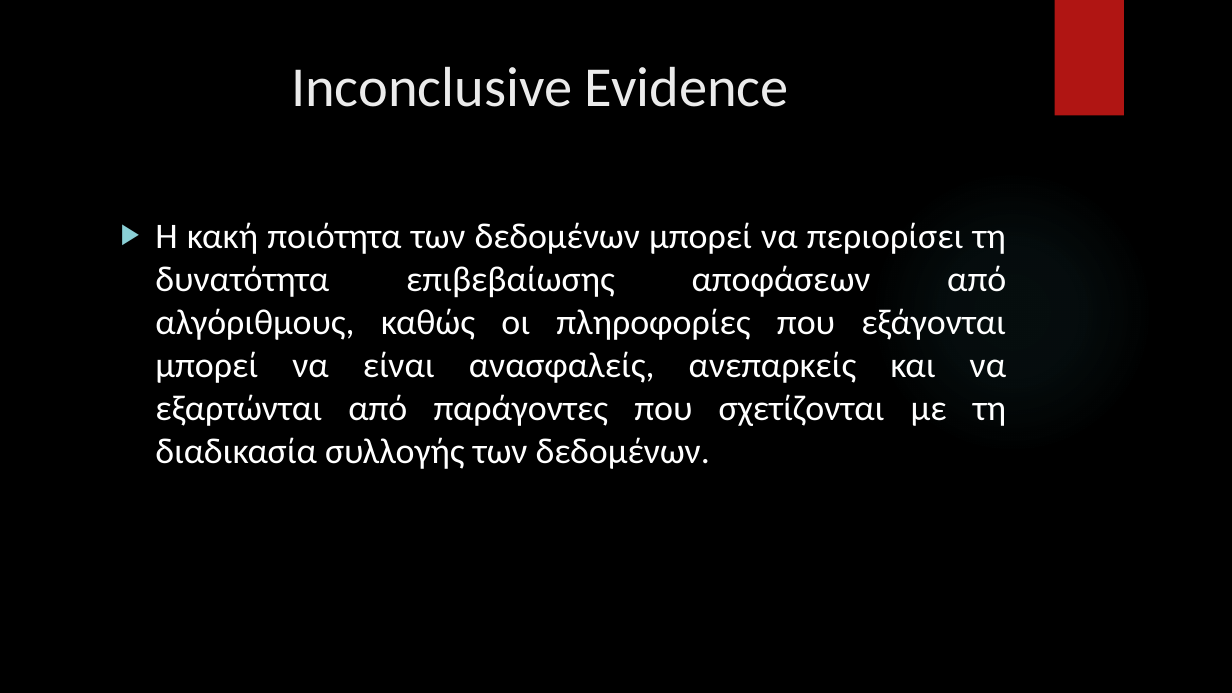
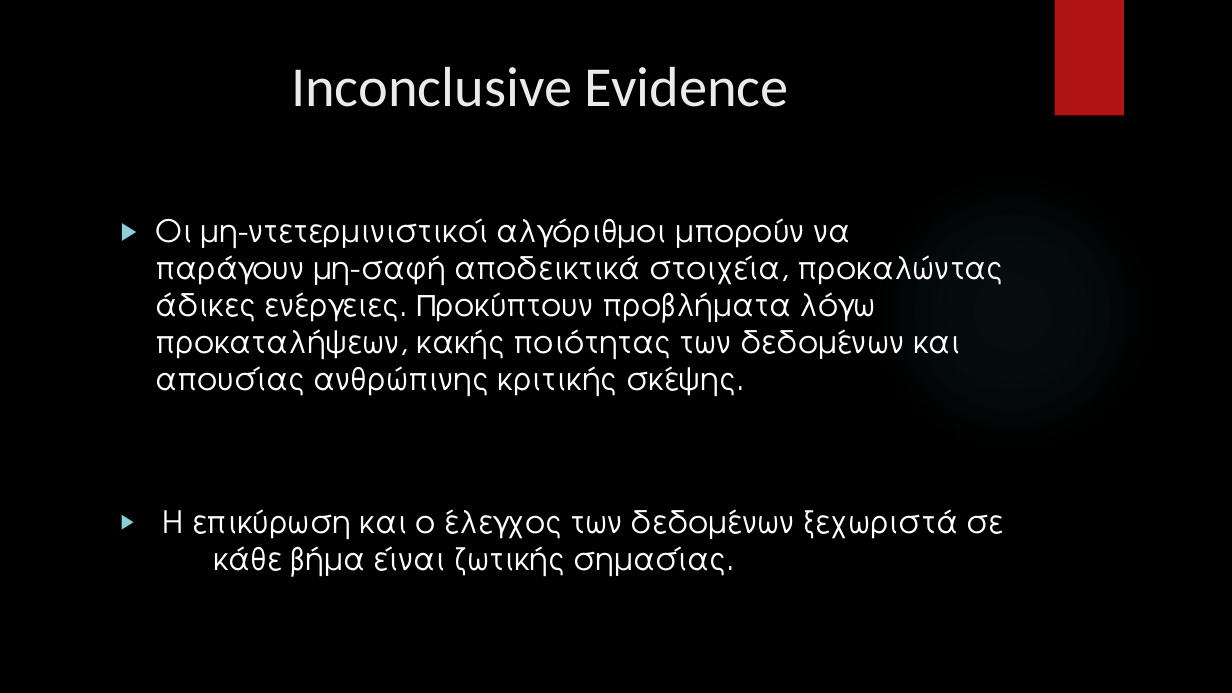
Before and after one commit to VARANE2003/Technical-Writing-Presentation-Project-2024, a slide deck: slide 4 of Presentation/Powerpoint/powerpoint_presentation.pptx. Drawn at 1232x693 pixels with LibreOffice and Linux fonts; fonts in the diff are those of the drawing; background and template pictures are left out. Boxes give left, top, right and bottom in pixels: in the first picture for what was removed or moved away, otherwise in the second. Text is boxed around its words. In the diff, an @@ line names an element or a change of style, - is before the commit and + after.

```diff
--- a/Presentation/Powerpoint/powerpoint_presentation.pptx
+++ b/Presentation/Powerpoint/powerpoint_presentation.pptx
@@ text at <box>155,218,1004,577</box>: text changed; size 28 to 24 pt; font Calibri to TeX Gyre Adventor @@
-▶ Η κακή ποιότητα των δεδομένων μπορεί να περιορίσει τη δυνατότητα επιβεβαίωσης αποφάσεων από αλγόριθμους, καθώς οι πληροφορίες που εξάγονται μπορεί να είναι ανασφαλείς, ανεπαρκείς και να εξαρτώνται από παράγοντες που σχετίζονται με τη διαδικασία συλλογής των δεδομένων.
+▶ Οι μη-ντετερμινιστικοί αλγόριθμοι μπορούν να παράγουν μη-σαφή αποδεικτικά στοιχεία, προκαλώντας άδικες ενέργειες. Προκύπτουν προβλήματα λόγω προκαταλήψεων, κακής ποιότητας των δεδομένων και απουσίας ανθρώπινης κριτικής σκέψης.
+▶ Η επικύρωση και ο έλεγχος των δεδομένων ξεχωριστά σε κάθε βήμα είναι ζωτικής σημασίας.
```
Also in this commit, not shown: 6 other slides changed.
